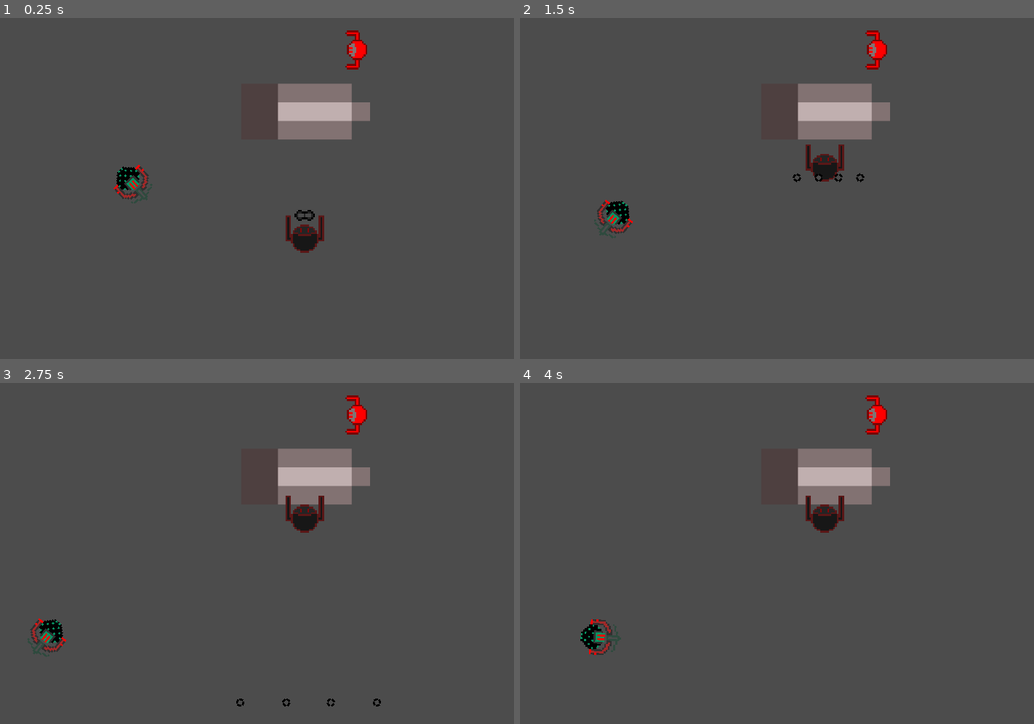
Above: before the commit, frames 1-4 (two rows, left to right).
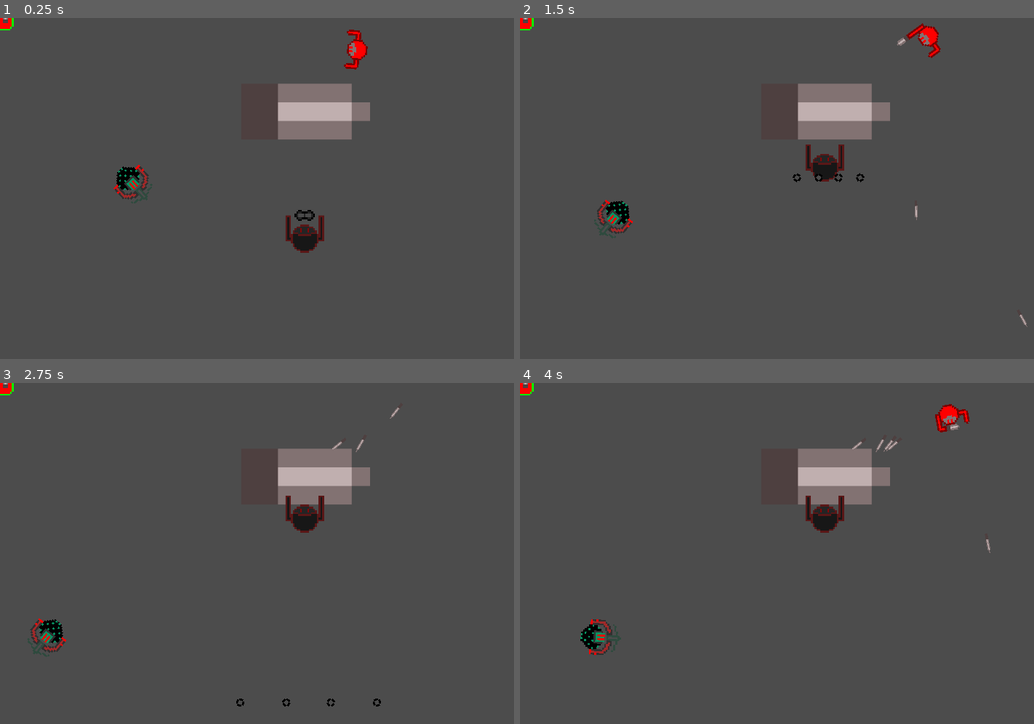
Above: after the commit, the same moments.

Repository: tylerecouture/tkl-quest
Game: Godot game, scene res://Game.tscn
Two runs of this game, one before a commit and one after it. Both use one fixed random seed, a clock stepped at 60 frames per second and the inputs below.
Inputs (mouse positions are in pixels of both pictures, inside the frame that each line leads up to):
- Up to frame 1 (0.25 s): no input
- Up to frame 2 (1.5 s): move the mouse to (936, 171) at 0.52 s; hold D (move_right) 0.53-1.28 s; hold Space (throw_projectile) 0.53-1.28 s; move the mouse to (694, 205) at 1.27 s; hold W (move_down) from 1.28 s (still down); tap Space (throw_projectile) at 1.35 s
- Up to frame 3 (2.75 s): move the mouse to (349, 478) at 2.02 s; release W (move_down) at 2.03 s; hold D (move_right) from 2.03 s (still down); hold Space (throw_projectile) from 2.03 s (still down)
- Up to frame 4 (4 s): move the mouse to (782, 621) at 2.77 s; release D (move_right) at 2.78 s; release Space (throw_projectile) at 2.78 s; hold S (move_up) 2.78-3.53 s; tap Space (throw_projectile) at 2.85 s; move the mouse to (987, 604) at 3.52 s; hold A (move_left) from 3.53 s (still down); hold Space (throw_projectile) from 3.53 s (still down)

The runs differ from the first frame. In frame 1, 0.2% of the frame differs, in the area x 0-72%, y 0-16%; in frame 2, 0.7%; in frame 3, 0.4%; in frame 4, 0.8%, in the area x 0-92%, y 0-50%.
Error before the commit: Parse Error: The identifier "activate_x2_fire_rate" isn't declared in the current scope. (res://Player.gd:63)

Commit message:
double fire rate

Diff:
--- /dev/null
+++ b/Game.gd
@@ -0,0 +1,8 @@
+extends Node2D
+
+var Double_Fire_Rate = preload("res://x2_fire_rate.tscn")
+var double_fire_rate = Double_Fire_Rate.instance()
+
+func _ready():
+	add_child(double_fire_rate)
+	double_fire_rate
--- a/Game.tscn
+++ b/Game.tscn
@@ -1,15 +1,17 @@
-[gd_scene load_steps=6 format=2]
+[gd_scene load_steps=7 format=2]
 
 [ext_resource path="res://Player.tscn" type="PackedScene" id=1]
 [ext_resource path="res://Assets/New Piskel-6.png.png" type="Texture" id=2]
 [ext_resource path="res://Level_1_Boss.tscn" type="PackedScene" id=3]
 [ext_resource path="res://Archer.tscn" type="PackedScene" id=4]
+[ext_resource path="res://Game.gd" type="Script" id=5]
 
 [sub_resource type="RectangleShape2D" id=1]
 extents = Vector2( 111, 46 )
 
 [node name="Game" type="Node2D"]
 scale = Vector2( 1.01338, 1.0234 )
+script = ExtResource( 5 )
 
 [node name="Player" parent="." instance=ExtResource( 1 )]
 position = Vector2( 620.695, 54.7196 )
@@ -38,7 +40,7 @@
 [node name="Archer" parent="." instance=ExtResource( 4 )]
 position = Vector2( 222.029, 275.552 )
 
-[node name="MovementManager" parent="Archer" index="5"]
+[node name="MovementManager" parent="Archer" index="6"]
 looping = true
 
 [node name="Position2D" type="Position2D" parent="Archer/MovementManager" index="0"]
--- a/Player.gd
+++ b/Player.gd
@@ -3,11 +3,15 @@
 export var speed = 120
 export var accuracy = deg2rad(5)
 
+var powerup : String
+
 var can_throw = true
 
 var Projectile = preload("res://Projectile.tscn")
 
-var x2_Fire_Rate = preload("res://x2_fire_rate.tscn")
+
+
+
 
 var state = Action.IDLE
 
@@ -15,6 +19,7 @@
 	IDLE,
 	WALK_FORWARD,
 	THROW_DAGGER,
+	DOUBLE_FIRE_RATE,
 }
 
 
@@ -57,24 +62,38 @@
 
 	move_and_slide(direction.normalized() * speed)
 
-	var x2_fire_rate = x2_Fire_Rate.instance()
-	get_parent().add_child(x2_fire_rate)
 
-	if activate_x2_fire_rate:
-		pass
 
 func throw():
-	can_throw = false
-	$Sprite.play("Dagger_throw")
-	state = Action.THROW_DAGGER
-	yield($Sprite,"animation_finished")
-	state = Action.IDLE
-	var projectile = Projectile.instance()
-	projectile.position = $Hand.global_position
-	projectile.rotation = rotation + rand_range(-accuracy, accuracy)
-	get_parent().add_child(projectile)
-	$Fire_Rate_Timer.start()
+	if state != Action.DOUBLE_FIRE_RATE:
+		can_throw = false
+		$Sprite.play("Dagger_throw")
+		state = Action.THROW_DAGGER
+		yield($Sprite,"animation_finished")
+		state = Action.IDLE
+		var projectile = Projectile.instance()
+		projectile.position = $Hand.global_position
+		projectile.rotation = rotation + rand_range(-accuracy, accuracy)
+		get_parent().add_child(projectile)
+		$Fire_Rate_Timer.start()
 
 
 func _on_Fire_Rate_Timer_timeout():
 	can_throw = true
+
+
+func _on_Powerup_Sensor_area_entered(area):
+	powerup = area.name
+	if powerup == "double_fire_rate":
+		$Fire_Rate_Timer.wait_time = .15
+		can_throw = false
+		$Sprite.flip_h
+		$Sprite.play("Dagger_throw")
+		state = Action.THROW_DAGGER
+		yield($Sprite,"animation_finished")
+		state = Action.IDLE
+		var projectile = Projectile.instance()
+		projectile.position = $Hand.global_position
+		projectile.rotation = rotation + rand_range(-accuracy, accuracy)
+		get_parent().add_child(projectile)
+		$Fire_Rate_Timer.start()
--- a/Player.tscn
+++ b/Player.tscn
@@ -12,6 +12,11 @@
 
 [sub_resource type="SpriteFrames" id=2]
 animations = [ {
+"frames": [ ExtResource( 6 ), ExtResource( 3 ) ],
+"loop": true,
+"name": "Dagger_throw",
+"speed": 18.0
+}, {
 "frames": [ ExtResource( 5 ) ],
 "loop": true,
 "name": "Idle",
@@ -21,12 +26,10 @@
 "loop": true,
 "name": "Walking_forward",
 "speed": 8.0
-}, {
-"frames": [ ExtResource( 6 ), ExtResource( 3 ) ],
-"loop": true,
-"name": "Dagger_throw",
-"speed": 18.0
 } ]
+
+[sub_resource type="CircleShape2D" id=4]
+radius = 19.2354
 
 [node name="Player" type="KinematicBody2D"]
 rotation = 3.14159
@@ -53,4 +56,12 @@
 wait_time = 0.3
 one_shot = true
 
+[node name="Powerup_Sensor" type="Area2D" parent="."]
+collision_layer = 2
+collision_mask = 32
+
+[node name="CollisionShape2D" type="CollisionShape2D" parent="Powerup_Sensor"]
+shape = SubResource( 4 )
+
 [connection signal="timeout" from="Fire_Rate_Timer" to="." method="_on_Fire_Rate_Timer_timeout"]
+[connection signal="area_entered" from="Powerup_Sensor" to="." method="_on_Powerup_Sensor_area_entered"]
--- /dev/null
+++ b/x2_fire.gd
@@ -0,0 +1,5 @@
+extends Area2D
+
+
+func _ready():
+	queue_free()
--- a/x2_fire_rate.gd
+++ b/x2_fire_rate.gd
@@ -1,6 +1,7 @@
 extends Sprite
 
-var activate_2x_fire_rate = false
 
-func _on_Area2D_body_entered(body):
-	var activate_2x_fire_rate = true
+
+
+func _on_double_fire_rate_body_entered(body):
+	queue_free()
--- a/x2_fire_rate.tscn
+++ b/x2_fire_rate.tscn
@@ -6,19 +6,21 @@
 [sub_resource type="RectangleShape2D" id=1]
 extents = Vector2( 230, 200 )
 
-[node name="powerup" type="Sprite"]
+[node name="x2_fire_rate" type="Sprite"]
 position = Vector2( 1.5, -4 )
 scale = Vector2( 0.1, 0.1 )
 texture = ExtResource( 1 )
 script = ExtResource( 2 )
+__meta__ = {
+"_edit_group_": true
+}
 
-[node name="Area2D" type="Area2D" parent="."]
+[node name="double_fire_rate" type="Area2D" parent="."]
 collision_layer = 32
 collision_mask = 2
 
-[node name="CollisionShape2D" type="CollisionShape2D" parent="Area2D"]
+[node name="CollisionShape2D" type="CollisionShape2D" parent="double_fire_rate"]
 position = Vector2( -15, 50 )
-scale = Vector2( 1, 1 )
 shape = SubResource( 1 )
 
-[connection signal="body_entered" from="Area2D" to="." method="_on_Area2D_body_entered"]
+[connection signal="body_entered" from="double_fire_rate" to="." method="_on_double_fire_rate_body_entered"]
Not shown: 1 places in Player.tscn that only renumber resources
